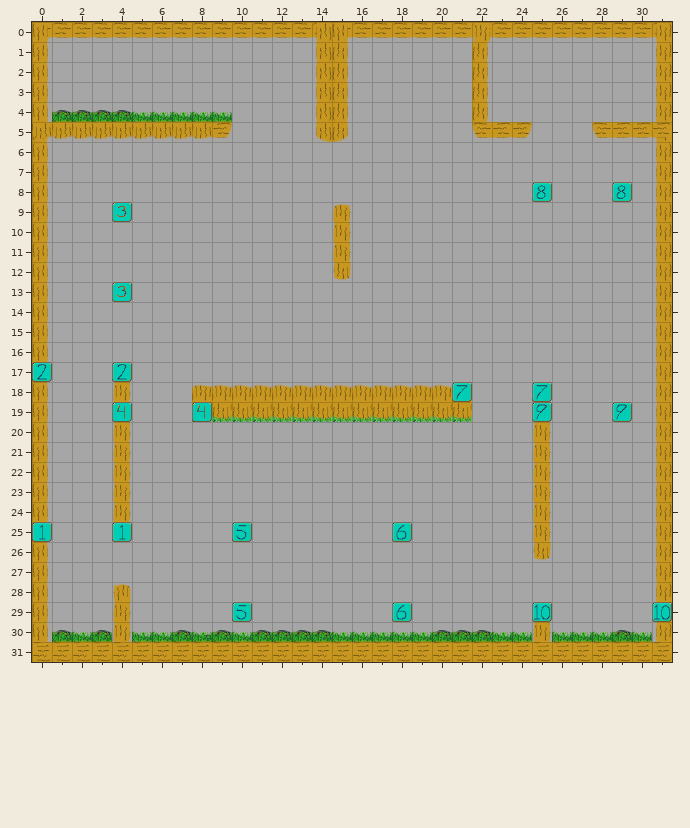
Level history. Tiled map: Gravitaion-android/assets/data/maps/level_1.tmx. The picture above is the old version.
Cells are 32x32 px. Shown: x 0..31, y 0..31.
The same view after the edit:
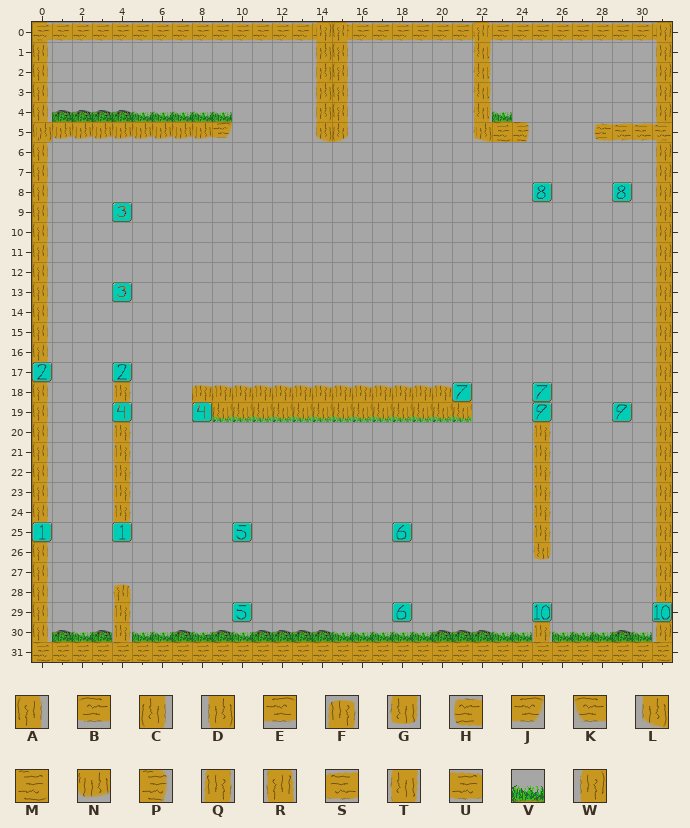
Key: from "tileset": A 0, B 0 flipped on the diagonal, C 0 flipped up-down, D 0 turned 180, E 0 turned 90, F 16, G 16 turned 180, H 16 turned 270, J 17 flipped on the other diagonal, K 17 turned 270, L 49 turned 180, M 50 turned 90, N 186 flipped up-down, P 186 turned 90, Q 202, R 202 flipped left-right, S 202 flipped on the diagonal, T 202 turned 180, U 202 turned 90, V 219 turned 180, W 220.
_ is an empty cell.
What changed:
Layer "Background":
y 0: x 0..31 BBBBBBBBBBBBBBBBBBBBBBBBBBBBBBBB -> AUUUUUUUUUUUUUUUUUUUUUUUUUUUUUUU
y 1..4: x 15 C -> A; x 22 C -> _
y 5: x 0 C -> A; x 22..24 KEJ -> GMP; x 28..30 KEE -> HSS
y 9: x 15 F -> _
y 10..11: x 15 Q -> _
y 12: x 15 G -> _
Layer "Foreground":
y 0: x 0 A -> U; x 14 D -> W; x 22 Q -> R
y 1..3: x 22 _ -> T
y 4: x 22..23 __ -> TV
y 5: x 0 N -> L; x 22 _ -> L; x 31 E -> S
Where, in picture pixels (left, top, right, bottom), the same in both pictures:
changed: (32, 22, 672, 142)
removed: (333, 204, 351, 280)
